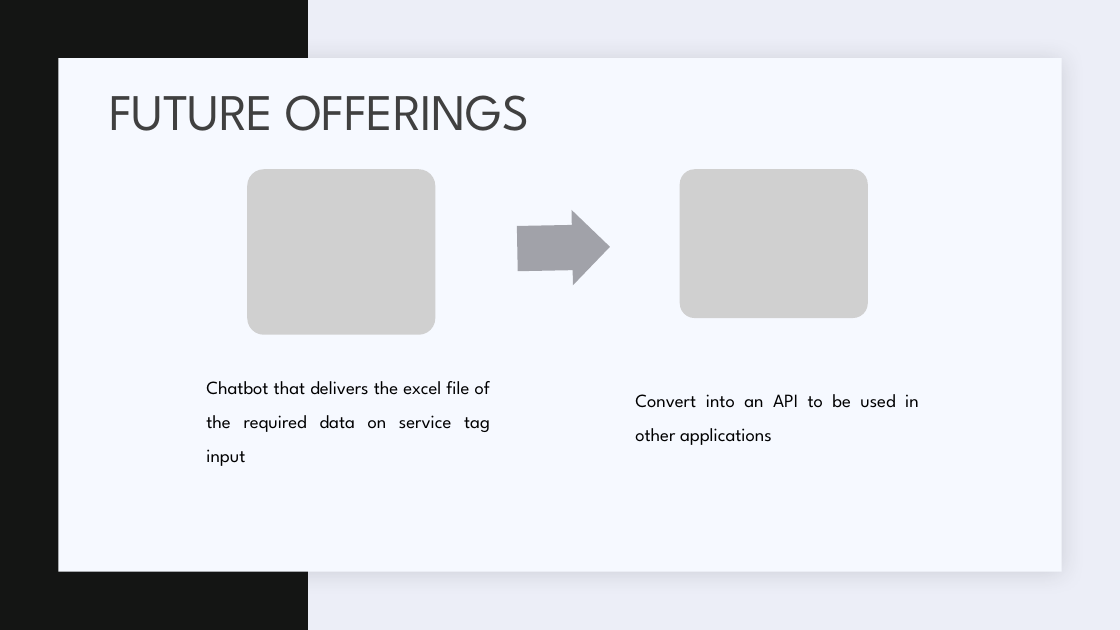
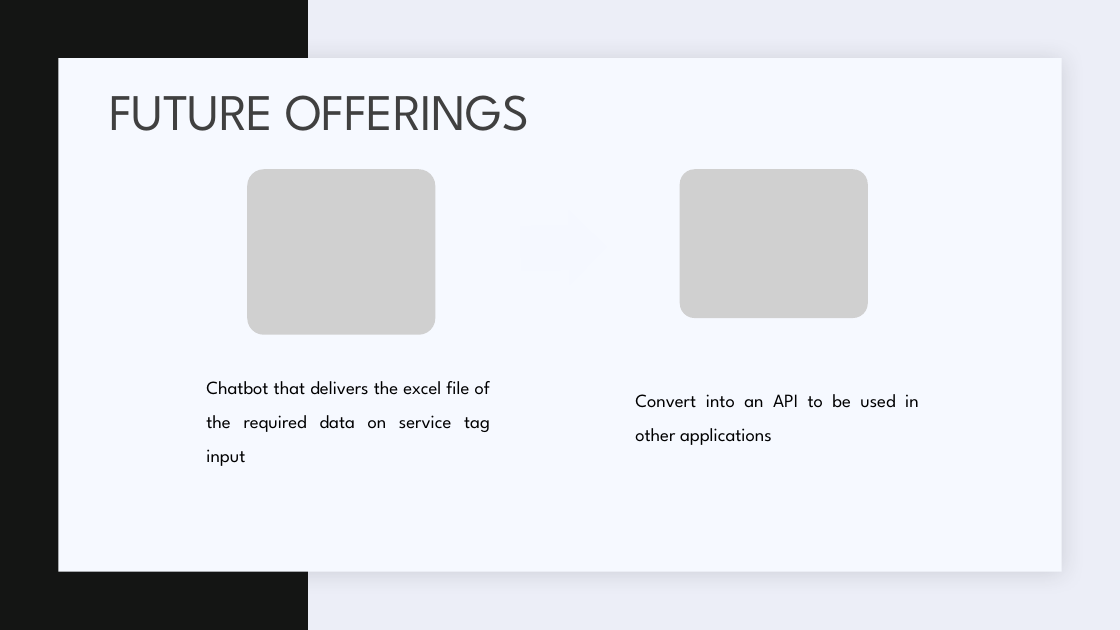
Before and after one commit to skyinhindi/dell-hackathon, a slide deck: slide 6 of Search_-_External_Logs_ODM_Factories.pptx. Drawn at 1120x630 pixels with LibreOffice and Linux fonts; fonts in the diff are those of the drawing; grey boxes stand for pictures. Boxes give left, top, right and bottom in pixels: in the first picture for what was removed or moved away, otherwise in the second. Text is boxed around its words. In the diff, an @@ line names an element or a change of style, - is before the commit and + after.

Commit message:
updated ppt

```diff
--- a/Search_-_External_Logs_ODM_Factories.pptx
+++ b/Search_-_External_Logs_ODM_Factories.pptx
@@ right arrow: place and size @@
-right arrow at bbox=[517, 209, 611, 287]
+right arrow at bbox=[520, 210, 607, 286]
@@ right arrow at bbox=[520, 210, 607, 286]: fill #A1A2A9 to #F5F8FF @@
```
Also in this commit, not shown: 6 other files.
